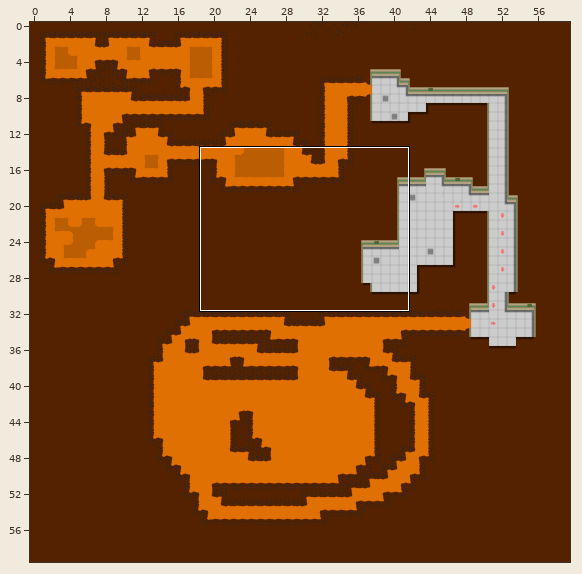
A Tiled map gets an edit: core/assets/world/world03.tmx. Above: a wide view before the commit, with the close-up outlined.
Close-up. Earlier state:
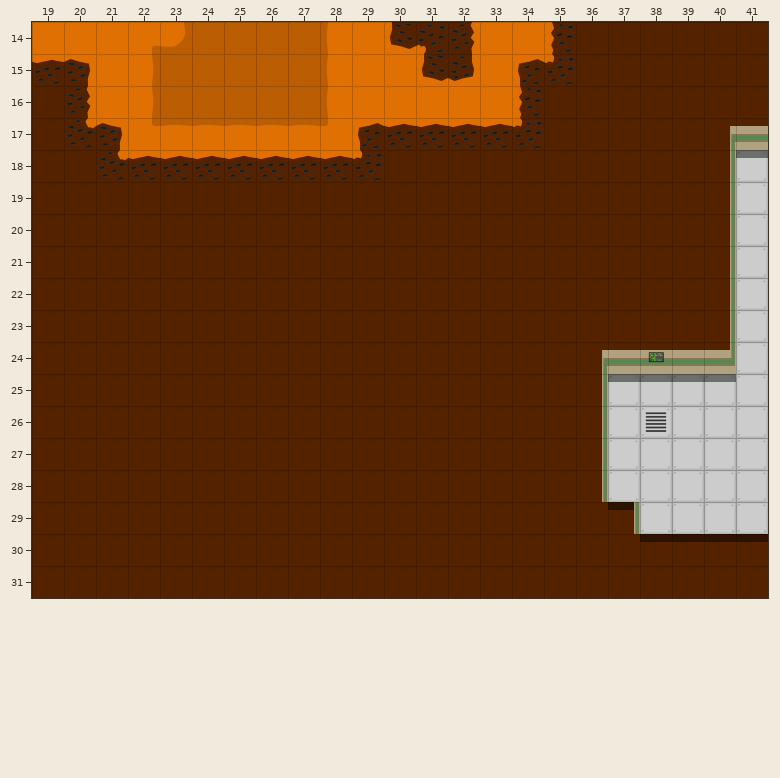
Cells are 64x64 px. Shown: x 19..41, y 14..31. The commit also changed other parts of the map, which this record leaves out.
The result:
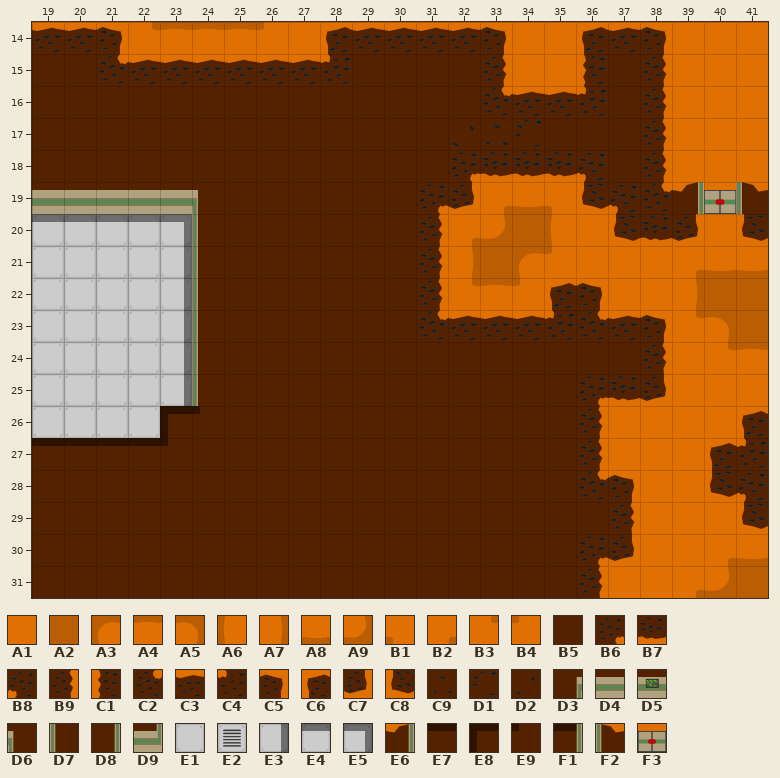
Key: from "world": A1 0, A2 1, A3 2, A4 3, A5 4, A6 5, A7 6, A8 8, A9 9, B1 10, B2 11, B3 12, B4 13, B5 14, B6 15, B7 16, B8 17, B9 18, C1 19, C2 20, C3 21, C4 22, C5 23, C6 24, C7 25, C8 26, C9 27, D1 28, D2 29, D3 30, D4 31, D5 32, D6 33, D7 35, D8 36, D9 37, E1 38, E2 39, E3 40, E4 41, E5 43, E6 46, E7 48, E8 49, E9 50, F1 52, F2 53, F3 61.
__ is an empty cell, .. an unchanged one.
Edits made:
--- layer "world"
@@ x 19..41 @@
-14 A1 A1 A1 B2 A9 A2 A2 A2 A2 A6 A1 C8 B8 B9 A1 .. C1 B5 B5 B5 B5 B5 B5
-15 C3 C5 A1 A7 A2 A2 A2 A2 A2 A6 A1 A1 C8 C7 A1 C6 C4 B5 .. B5 B5 B5 B5
-16 .. B9 A1 A7 A2 A2 A2 A2 A2 A6 A1 A1 A1 A1 A1 C1 B5 B5 .. B5 B5 B5 B5
-17 .. C2 C5 B3 A4 A4 A4 A4 A4 B4 C6 C3 C3 C3 C3 C4 .. .. .. B5 B5 D3 D4
-18 .. .. C2 C3 C3 C3 C3 C3 C3 C3 C4 .. .. B5 B5 B5 B5 B5 .. B5 B5 D8 E4
-19 B5 B5 B5 B5 B5 B5 .. .. .. .. .. .. B5 B5 B5 B5 B5 B5 B5 B5 B5 D8 E1
-20 B5 B5 B5 B5 B5 B5 .. .. .. .. .. .. B5 B5 B5 B5 B5 B5 B5 B5 B5 D8 E1
-21 B5 B5 B5 B5 B5 B5 .. .. .. .. .. .. B5 B5 B5 B5 B5 B5 B5 B5 B5 D8 E1
-22 B5 B5 B5 B5 B5 B5 .. .. .. .. .. .. B5 B5 B5 B5 B5 B5 B5 B5 B5 D8 E1
-23 B5 B5 B5 B5 B5 B5 .. .. .. .. .. .. B5 B5 B5 B5 B5 B5 B5 B5 B5 D8 E1
-24 B5 B5 B5 B5 B5 B5 .. .. .. .. .. .. .. .. .. .. .. D3 D4 D5 D4 D9 E1
-25 B5 B5 B5 B5 B5 B5 .. .. .. .. .. .. .. .. .. .. .. D8 E4 E4 E4 E4 E1
-26 B5 B5 B5 B5 B5 B5 .. .. .. .. .. .. .. .. .. .. .. D8 E1 E2 E1 E1 E1
-27 B5 B5 B5 B5 B5 .. .. .. .. .. .. .. .. .. .. .. .. D8 E1 E1 E1 E1 E1
-28 .. .. .. .. .. .. .. .. .. .. .. .. .. .. .. .. .. D8 E1 E1 E1 E1 E1
-29 .. .. .. .. .. .. .. .. .. .. .. .. .. .. .. .. .. .. F1 E1 E1 E1 E1
-30 .. .. .. .. .. .. .. .. .. .. .. .. .. .. .. .. .. B5 B5 E7 E7 E7 E7
-31 .. .. .. .. .. .. .. .. .. .. .. .. .. .. .. .. .. B5 B5 B5 B5 B5 B5
+14 C3 C3 C5 B3 A4 A4 A4 B4 A1 C6 C3 C3 C3 C3 C5 .. A1 C6 C3 C5 A1 A1 A1
+15 B5 B5 C2 C3 C3 C3 C3 C3 C3 C4 B5 B5 B5 B5 B9 A1 A1 C1 .. B9 A1 A1 A1
+16 .. B5 B5 B5 B5 B5 B5 B5 B5 B5 B5 B5 B5 B5 C2 C3 C3 C4 .. B9 A1 A1 A1
+17 .. B5 B5 B5 B5 B5 B5 B5 B5 B5 B5 B5 B5 D2 C9 D1 .. .. .. B9 A1 A1 A1
+18 .. .. B5 B5 B5 B5 B5 B5 B5 B5 B5 .. .. B6 B7 B7 B7 B8 .. B9 A1 A1 A1
+19 D4 D4 D4 D4 D4 D6 .. .. .. .. .. .. B6 C7 B2 A8 B1 C8 B8 C2 E6 F3 F2
+20 E4 E4 E4 E4 E5 D7 .. .. .. .. .. .. B9 B2 A9 A2 A6 A1 C8 B7 C7 A1 C8
+21 E1 E1 E1 E1 E3 D7 .. .. .. .. .. .. B9 A7 A2 A3 B4 A1 A1 A1 B2 A8 A8
+22 E1 E1 E1 E1 E3 D7 .. .. .. .. .. .. B9 B3 A4 B4 C6 C5 A1 A1 A7 A2 A2
+23 E1 E1 E1 E1 E3 D7 .. .. .. .. .. .. C2 C3 C3 C3 C4 C2 C3 C5 B3 A5 A2
+24 E1 E1 E1 E1 E3 D7 .. .. .. .. .. .. .. .. .. .. .. B5 B5 B9 A1 B3 A4
+25 E1 E1 E1 E1 E3 D7 .. .. .. .. .. .. .. .. .. .. .. B6 B7 C7 A1 A1 A1
+26 E1 E1 E1 E1 E8 E9 .. .. .. .. .. .. .. .. .. .. .. B9 A1 A1 A1 A1 C6
+27 E7 E7 E7 E7 E9 .. .. .. .. .. .. .. .. .. .. .. .. B9 A1 A1 A1 C6 C4
+28 .. .. .. .. .. .. .. .. .. .. .. .. .. .. .. .. .. C2 C5 A1 A1 C8 B8
+29 .. .. .. .. .. .. .. .. .. .. .. .. .. .. .. .. .. .. B9 A1 A1 A1 C8
+30 .. .. .. .. .. .. .. .. .. .. .. .. .. .. .. .. .. B6 C7 A1 A1 B2 A8
+31 .. .. .. .. .. .. .. .. .. .. .. .. .. .. .. .. .. B9 A1 A1 B2 A9 A2
